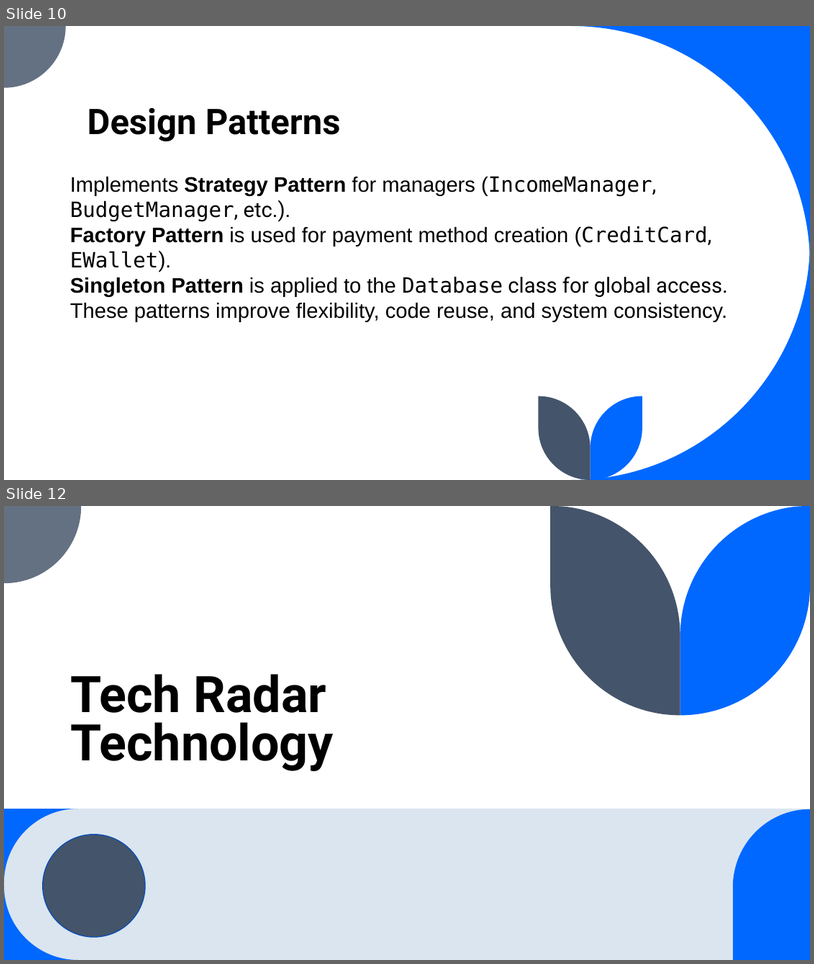
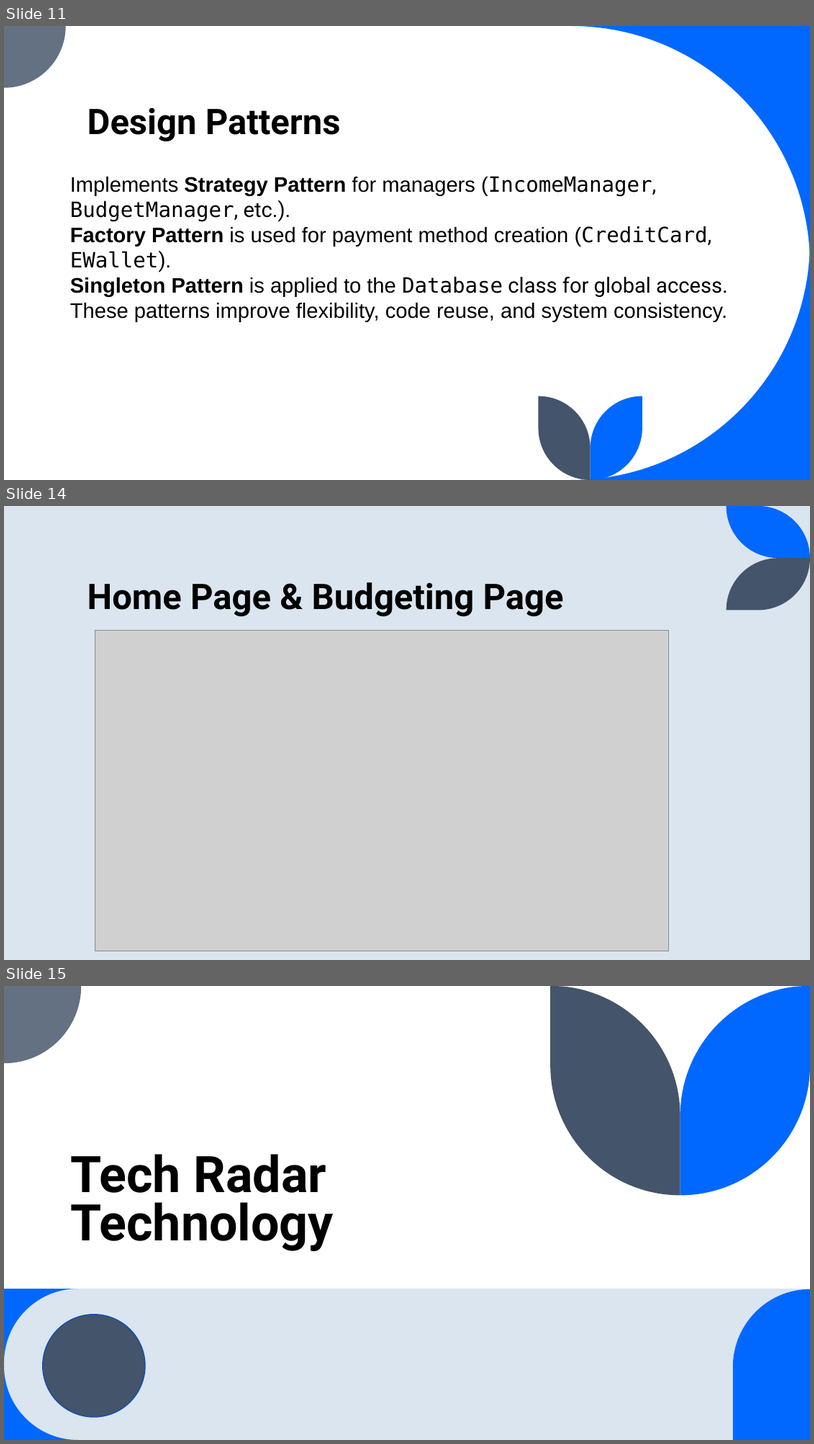
Before and after one commit to SamirSheriff/personal-Budgeting, a slide deck: SDS.pptx. Shown one above the other, each under a label of ours: slides 10 and 12 before the commit, slides 11, 14 and 15 after it; the slides between them are not shown. The pictures are 814x964 and 814x1444 pixels, drawn with LibreOffice and Linux fonts; fonts in the diff are those of the drawing; grey boxes stand for pictures. Boxes give left, top, right and bottom in pixels: in the first picture for what was removed or moved away, otherwise in the second. Text is boxed around its words. In the diff, an @@ line names an element or a change of style, - is before the commit and + after.

```diff
--- a/SDS.pptx
+++ b/SDS.pptx
@@ slide 14 added at (4,506,810,960), background #DAE5EF @@
@@ freeform shape added at (727,506,810,558), fill #0068FF @@
@@ freeform shape added at (727,558,810,610), fill #44546A @@
@@ title added at (88,582,564,617), 42 pt, text #000000, bold @@
+Home Page & Budgeting Page
@@ picture added at (95,630,669,951) @@
@@ what was slide 10 is now slide 11 @@
@@ what was slide 12 is now slide 15 @@
```
Also in this commit, not shown: 1 slide changed, 3 other slides added, 1 slide removed, 1 other file.
